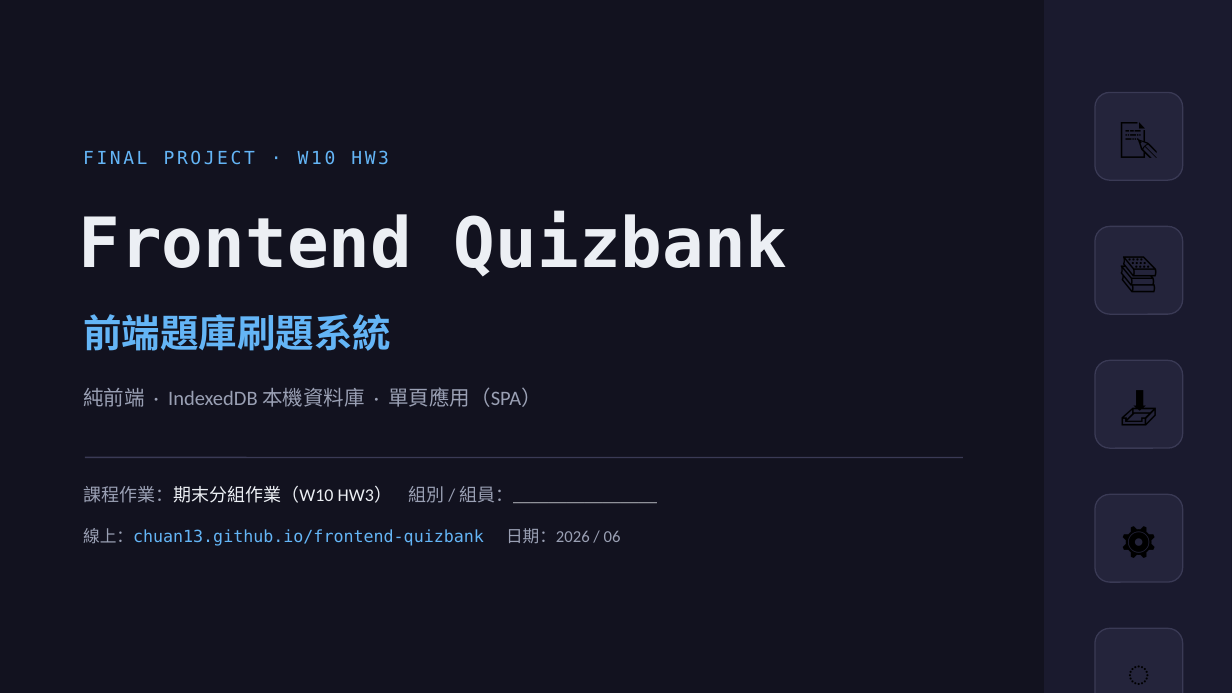
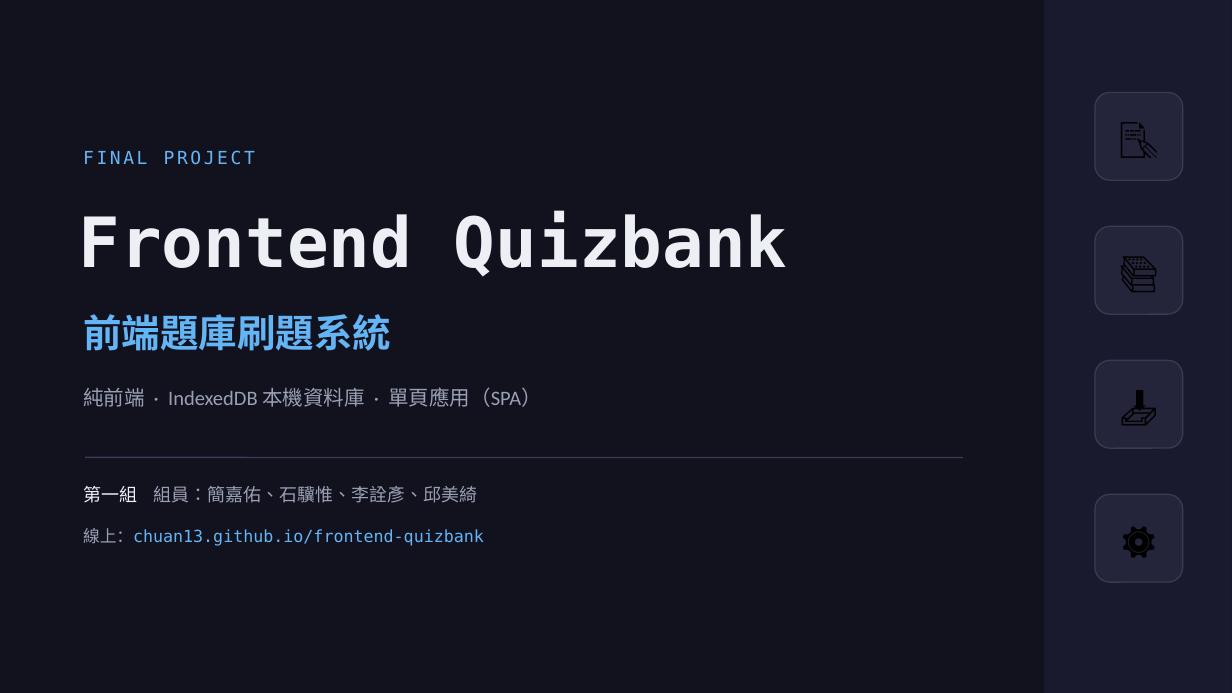
Before and after one commit to chuan13/frontend-quizbank, a slide deck: slide 1 of docs/期末報告_FrontendQuizbank.pptx. Drawn at 1232x693 pixels with LibreOffice and Linux fonts; fonts in the diff are those of the drawing. Boxes give left, top, right and bottom in pixels: in the first picture for what was removed or moved away, otherwise in the second. Text is boxed around its words. In the diff, an @@ line names an element or a change of style, - is before the commit and + after.

```diff
--- a/docs/期末報告_FrontendQuizbank.pptx
+++ b/docs/期末報告_FrontendQuizbank.pptx
@@ text at box(83, 150, 255, 165): text changed @@
-FINAL PROJECT · W10 HW3
+FINAL PROJECT
@@ text at box(83, 486, 477, 503): text changed; font Calibri to Noto Sans CJK SC; text colour #ECEFF4 to #9AA0B4 @@
-課程作業：期末分組作業（W10 HW3） 組別 / 組員：＿＿＿＿＿＿＿＿
+第一組 組員：簡嘉佑、石驥惟、李詮彥、邱美綺
@@ text at box(83, 528, 484, 546): text changed @@
-線上：chuan13.github.io/frontend-quizbank 日期：2026 / 06
+線上：chuan13.github.io/frontend-quizbank
@@ rounded rectangle removed at box(1095, 628, 1183, 693) @@
@@ text removed at box(1095, 628, 1183, 693) @@
-️
```
Also in this commit, not shown: 7 other slides changed, 1 slide removed, 5 other files.
